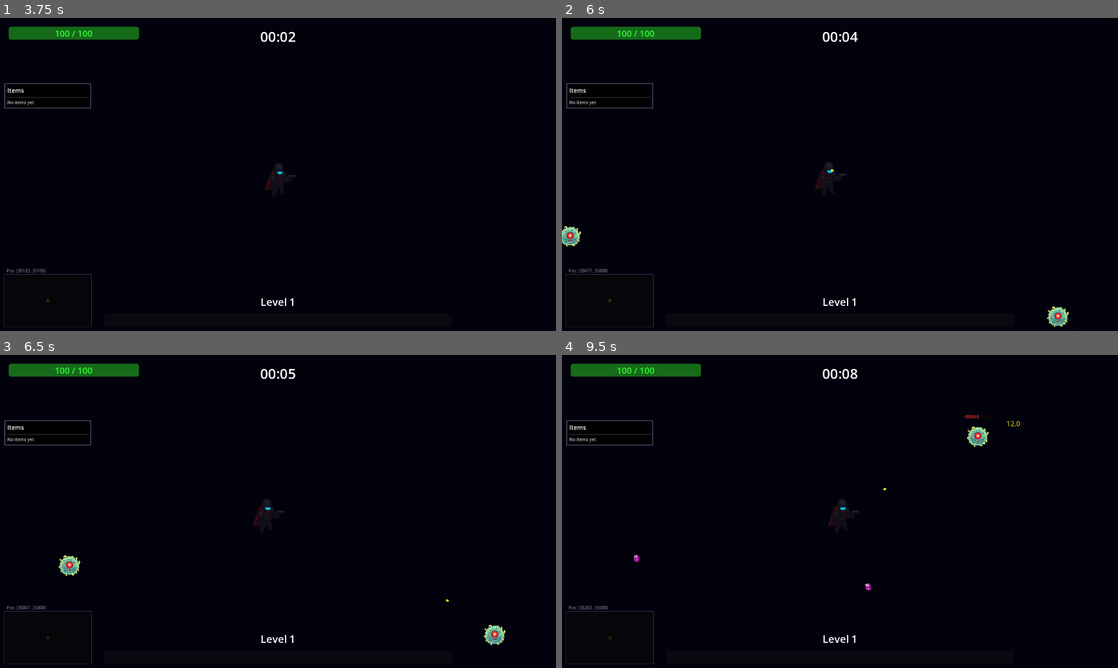
Above: before the commit, frames 1-4 (two rows, left to right).
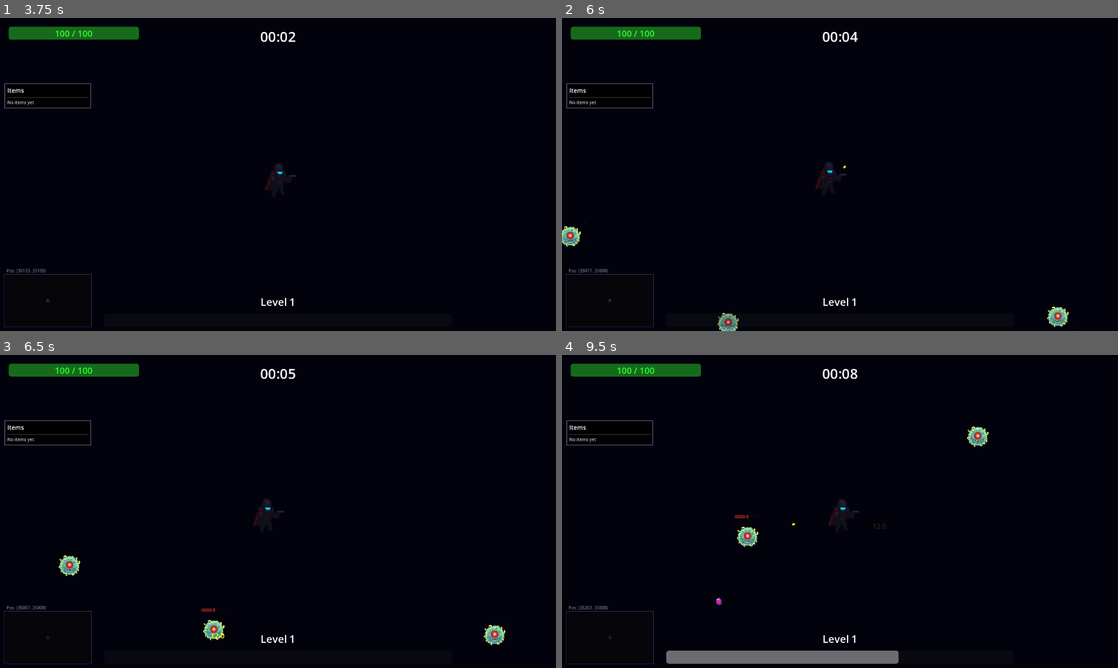
Above: after the commit, the same moments.

Repository: darkmage1000/Nebula-Revenant
Game: Godot game, scene res://MainMenu.tscn
Same seed, same stepped clock (60 frames per second), same inputs: the game is played once before the commit and once after it.
Inputs:
- Up to frame 1 (3.75 s): click "[ START MISSION ]" at 0.5 s; click "SELECT" at 1.25 s; tap Enter (ui_accept) at 2, 2.27, 2.75, 3.02 s; hold D (ui_right) 2.03-2.78 s; hold S (ui_down) 2.78-3.53 s; hold D (ui_right) from 3.53 s (still down)
- Up to frame 2 (6 s): tap Enter (ui_accept) at 4.25, 4.52, 5, 5.27 s; release D (ui_right) at 4.28 s; hold W (ui_up) 4.28-5.03 s; hold A (ui_left) from 5.03 s (still down)
- Up to frame 3 (6.5 s): keep holding A (ui_left); tap Enter (ui_accept) at 6.02 s
- Up to frame 4 (9.5 s): release A (ui_left) at 6.53 s; hold S (ui_down) 6.53-7.28 s; hold D (ui_right) 7.28-8.03 s; tap Enter (ui_accept) at 7.52, 8.27, 9.02 s; hold W (ui_up) 8.03-8.78 s; hold D (ui_right) from 8.78 s (still down)

Frame 1 is identical in both runs. In frame 2, 0.2% of the frame differs, in the area x 8-52%, y 47-100%; in frame 3, 0.2%; in frame 4, 2.1%, in the area x 8-83%, y 19-99%.

Commit message:
Reduce attack range and add as upgradeable stat
- Reduced base attack ranges significantly:
  * Pistol: 800 → 450 (44% reduction)
  * Shotgun: 600 → 350 (42% reduction)
- Added attack_range_mult stat to player (starts at 1.0)
- Weapons now use attack_range_mult to scale their ranges
- Added 3 attack range upgrade options to level up screen:
  * Common: +8% range
  * Uncommon: +15% range
  * Rare: +25% range
- Small increments prevent shooting 3 screens away while allowing progression

Diff:
--- a/Pistol.gd
+++ b/Pistol.gd
@@ -31,7 +31,11 @@
 func get_direction_to_closest_enemy() -> Vector2:
 	var closest_mob: Node2D = null
 	var min_distance: float = 999999.0
-	const MAX_ATTACK_RANGE: float = 800.0  # Can't shoot beyond this distance
+	const BASE_ATTACK_RANGE: float = 450.0  # REDUCED from 800 to 450
+
+	# Apply player's attack range multiplier
+	var range_mult = player.player_stats.get("attack_range_mult", 1.0)
+	var max_attack_range = BASE_ATTACK_RANGE * range_mult
 
 	var mobs: Array[Node] = get_tree().get_nodes_in_group("mob")
 
@@ -39,7 +43,7 @@
 		if is_instance_valid(mob) and mob is Node2D:
 			var distance = global_position.distance_to(mob.global_position)
 			# Only target enemies within range
-			if distance < min_distance and distance <= MAX_ATTACK_RANGE:
+			if distance < min_distance and distance <= max_attack_range:
 				min_distance = distance
 				closest_mob = mob as Node2D
 
--- a/level_up_screen.gd
+++ b/level_up_screen.gd
@@ -19,6 +19,9 @@
 	{"type": "stat", "key": "damage_mult", "value": 0.08, "label": "⚔️ Damage +8%", "desc": "Significant damage boost to all weapons", "rarity": "uncommon"},
 	{"type": "stat", "key": "attack_speed_mult", "value": 0.05, "label": "⚡ Attack Speed +5%", "desc": "All weapons fire faster", "rarity": "common"},
 	{"type": "stat", "key": "attack_speed_mult", "value": 0.10, "label": "⚡ Attack Speed +10%", "desc": "Major fire rate increase", "rarity": "uncommon"},
+	{"type": "stat", "key": "attack_range_mult", "value": 0.08, "label": "🎯 Attack Range +8%", "desc": "Shoot enemies from further away", "rarity": "common"},
+	{"type": "stat", "key": "attack_range_mult", "value": 0.15, "label": "🎯 Attack Range +15%", "desc": "Significantly increased weapon range", "rarity": "uncommon"},
+	{"type": "stat", "key": "attack_range_mult", "value": 0.25, "label": "🎯 Attack Range +25%", "desc": "Major range boost for all weapons", "rarity": "rare"},
 	{"type": "stat", "key": "crit_chance", "value": 0.03, "label": "🎯 Crit Chance +3%", "desc": "Higher chance for critical hits", "rarity": "common"},
 	{"type": "stat", "key": "crit_chance", "value": 0.07, "label": "🎯 Crit Chance +7%", "desc": "Much higher critical hit chance", "rarity": "rare"},
 	{"type": "stat", "key": "crit_damage", "value": 0.15, "label": "💥 Crit Damage +15%", "desc": "Critical hits deal more damage", "rarity": "uncommon"},
--- a/player.gd
+++ b/player.gd
@@ -19,6 +19,7 @@
 	"armor": 0,
 	"speed": 140.0,  # HEAVILY NERFED - just under mob base speed (150) for more challenge!
 	"attack_speed_mult": 1.0,
+	"attack_range_mult": 1.0,  # NEW: Multiplier for weapon attack ranges
 	"damage_mult": 1.0,
 	"aoe_mult": 1.0,
 	"projectiles": 0,
--- a/shotgun.gd
+++ b/shotgun.gd
@@ -35,7 +35,11 @@
 func get_direction_to_closest_enemy() -> Vector2:
 	var closest_mob: Node2D = null
 	var min_distance: float = 999999.0
-	const MAX_ATTACK_RANGE: float = 600.0  # Shotgun has shorter range than pistol
+	const BASE_ATTACK_RANGE: float = 350.0  # REDUCED from 600 to 350
+
+	# Apply player's attack range multiplier
+	var range_mult = player.player_stats.get("attack_range_mult", 1.0)
+	var max_attack_range = BASE_ATTACK_RANGE * range_mult
 
 	var mobs: Array[Node] = get_tree().get_nodes_in_group("mob")
 
@@ -43,7 +47,7 @@
 		if is_instance_valid(mob) and mob is Node2D:
 			var distance = global_position.distance_to(mob.global_position)
 			# Only target enemies within range
-			if distance < min_distance and distance <= MAX_ATTACK_RANGE:
+			if distance < min_distance and distance <= max_attack_range:
 				min_distance = distance
 				closest_mob = mob as Node2D
 
